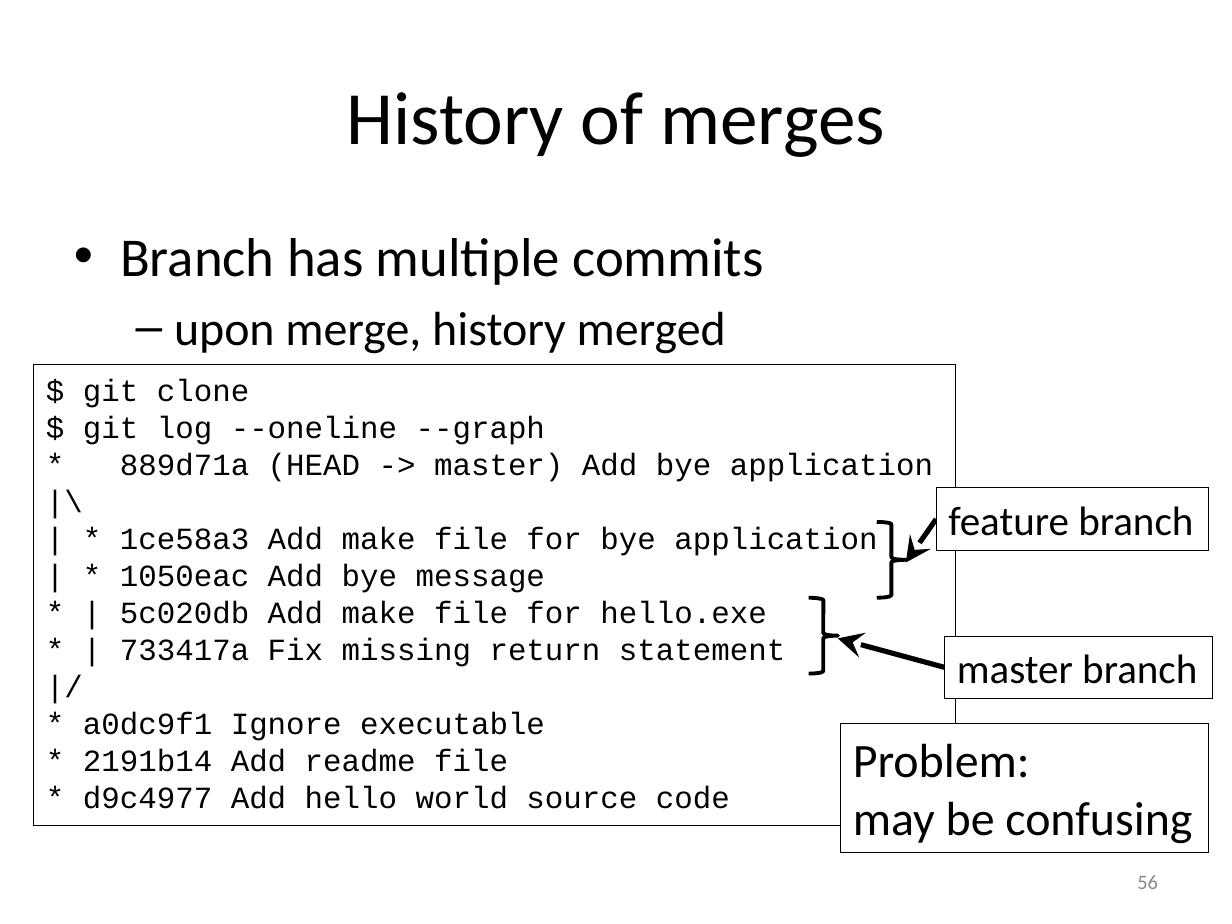
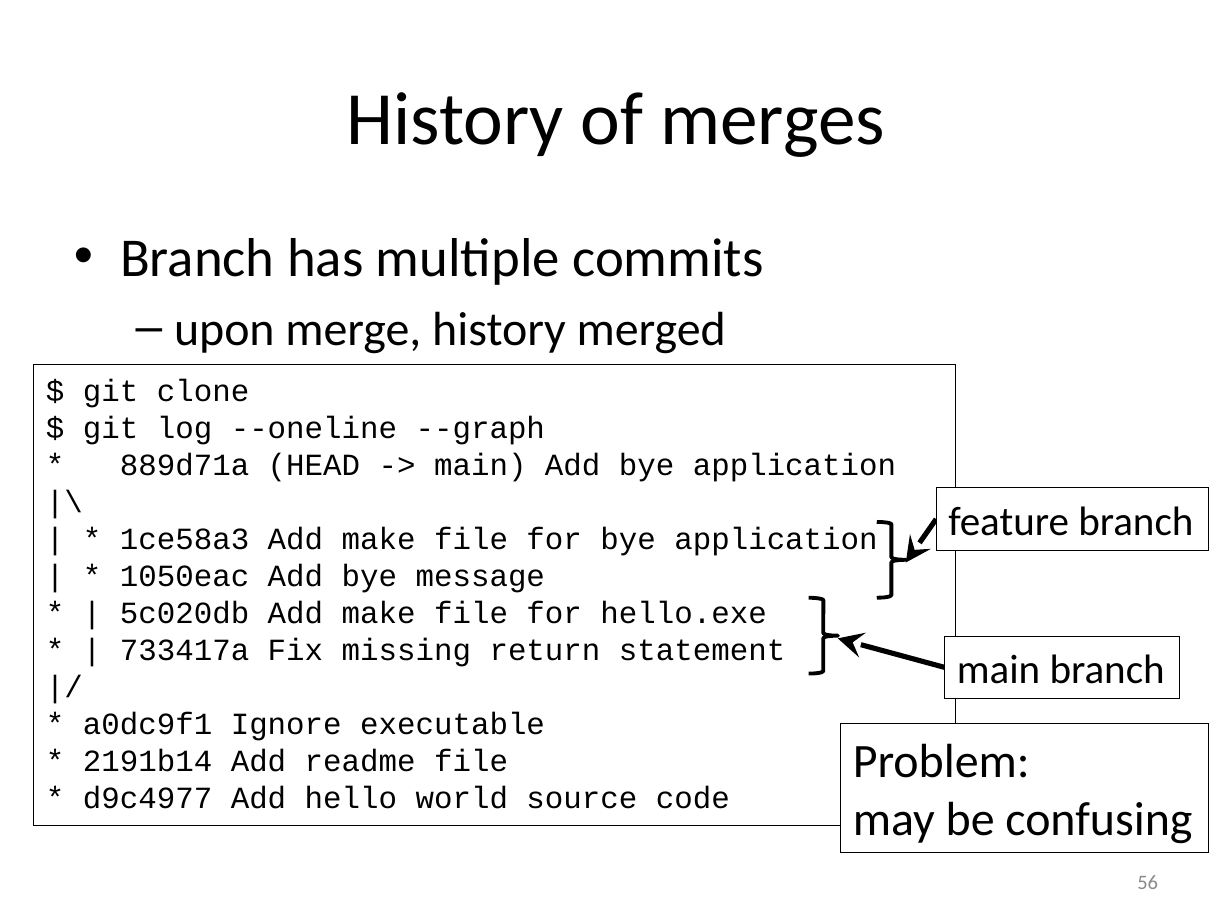
Before and after one commit to gjbex/Version-control-with-git, a slide deck: slide 56 of version_control_git.pptx. Drawn at 1232x924 pixels with LibreOffice and Linux fonts; fonts in the diff are those of the drawing. Boxes give left, top, right and bottom in pixels: in the first picture for what was removed or moved away, otherwise in the second. Text is boxed around its words. In the diff, an @@ line names an element or a change of style, - is before the commit and + after.

Commit message:
Change master to main branch
* Both Github and Gitlab now use `main` rather than `master` by default.

```diff
--- a/version_control_git.pptx
+++ b/version_control_git.pptx
@@ text in rectangle at (120,453,896,482): text changed @@
-* 889d71a (HEAD -> master) Add bye application
+* 889d71a (HEAD -> main) Add bye application
@@ rectangle "main branch": place and size @@
-rectangle "main branch" at (945,637,1212,699)
+rectangle "main branch" at (945,637,1180,699)
@@ text in rectangle at (957,654,1165,684): text changed @@
-master branch
+main branch
```
Also in this commit, not shown: 13 other slides changed.
